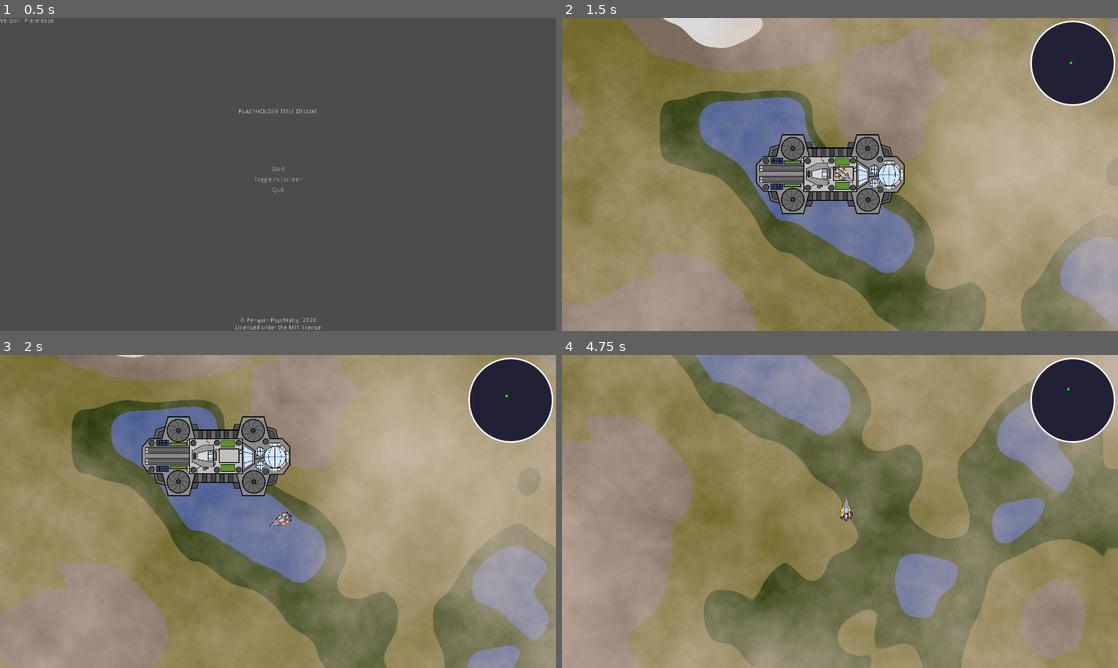
Above: before the commit, frames 1-4 (two rows, left to right).
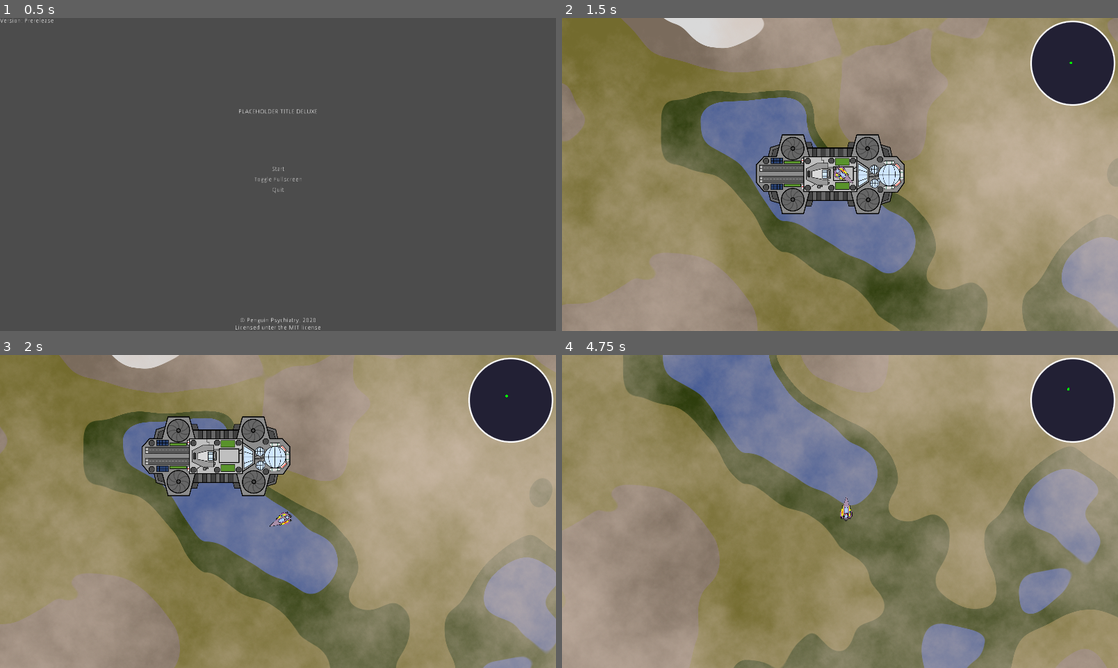
Above: after the commit, the same moments.

Repository: nalquas/openjam-2020
Game: Godot game, scene res://scenes/game/Main.tscn
Two runs of this game, one before a commit and one after it. Both use one fixed random seed, a clock stepped at 60 frames per second and the inputs below.
Inputs (mouse positions are in pixels of both pictures, inside the frame that each line leads up to):
- Up to frame 1 (0.5 s): no input
- Up to frame 2 (1.5 s): click "Start" at 0.5 s; move the mouse to (962, 158) at 1.27 s; hold Right (right) from 1.28 s (still down); hold Shift (boost) from 1.28 s (still down); click (962, 158) at 1.42 s
- Up to frame 3 (2 s): keep holding Right (right); keep holding Shift (boost)
- Up to frame 4 (4.75 s): move the mouse to (728, 527) at 2.02 s; release Right (right) at 2.03 s; release Shift (boost) at 2.03 s; hold Left (left) 2.03-2.78 s; tap Space (shoot) at 2.1, 3.6 s; move the mouse to (895, 442) at 2.77 s; hold Right (right) 2.78-3.53 s; hold Shift (boost) 2.78-3.53 s; move the mouse to (812, 574) at 3.52 s; hold Up (thrust) 3.53-4.28 s; click (812, 574) at 3.67 s; move the mouse to (1006, 558) at 4.27 s; hold Left (left) from 4.28 s (still down); hold Shift (boost) from 4.28 s (still down)

Frame 1 is identical in both runs. In frame 2, 0.9% of the frame differs, in the area x 0-100%, y 0-100%; in frame 3, 11%; in frame 4, 48%.

Commit message:
Fixed parallax and implemented Posion clouds

Diff:
--- /dev/null
+++ b/game/assets/Enemys/Cloud_shader.shader
@@ -0,0 +1,44 @@
+shader_type canvas_item;
+//color is #d2bfb1
+uniform float cldseed = 0;
+uniform vec3 color = vec3(0.2,0.749,0.6941);
+uniform int OCTAVES = 16;
+uniform float x = 0;
+uniform float y = 0;
+uniform float density = 0.5;
+float rand(vec2 coord){
+	float seed = cldseed;
+	return fract(sin(dot(coord, mat2(vec2(cos(seed),sin(seed)),vec2(-sin(seed),cos(seed)))*vec2(56,78))*1000.0) * 1000.0);
+}
+float noise(vec2 coord){
+	vec2 i = floor(coord);
+	vec2 f = fract(coord);
+	float a = rand(i);
+	float b = rand(i+vec2(1.0,0.0));
+	float c = rand(i+vec2(0.0,1.0));
+	float d = rand(i+vec2(1.0,1.0));
+	vec2 cubic = f * f * (3.0 -2.0*f);
+	float value = mix(a,b, cubic.x) + (c-a) * cubic.y * (1.0 - cubic.x) + (d-b) * cubic.x * cubic.y;
+	return value;
+}
+float fbm(vec2 coord){
+	coord = coord/10.0;
+	float value = 0.0;
+	float scale = 0.5;
+	for (int i=0; i< OCTAVES; i++){
+		value += noise(coord) * scale;
+		coord *= 3.0;
+		scale *= 0.5;
+	}
+	return value;
+}
+void fragment() {
+	vec2 coord = (UV)*16.0;
+	vec2 motion = vec2(fbm(coord + TIME *0.5));
+	float final = fbm(coord+motion)*UV.x*(1.0-UV.x)*UV.y*(1.0-UV.y)*16.0;
+	if (final > density){
+		float opacity = (final-density)/(1.0-density);
+		COLOR = vec4(color,opacity);
+	}
+	else COLOR = vec4(0.0);
+}
--- /dev/null
+++ b/game/assets/Enemys/poison_cloud.tscn
@@ -0,0 +1,32 @@
+[gd_scene load_steps=6 format=2]
+
+[ext_resource path="res://assets/Enemys/Cloud_shader.shader" type="Shader" id=1]
+
+[sub_resource type="CapsuleShape2D" id=5]
+
+[sub_resource type="ShaderMaterial" id=6]
+shader = ExtResource( 1 )
+shader_param/cldseed = 8.0
+shader_param/color = Vector3( 0.2, 0.749, 0.6941 )
+shader_param/OCTAVES = 16
+shader_param/x = 0.0
+shader_param/y = 0.0
+shader_param/density = 0.2
+
+[sub_resource type="OpenSimplexNoise" id=7]
+
+[sub_resource type="NoiseTexture" id=8]
+width = 70
+height = 70
+noise = SubResource( 7 )
+
+[node name="P_Cloud" type="Area2D"]
+
+[node name="CollisionShape2D" type="CollisionShape2D" parent="."]
+visible = false
+shape = SubResource( 5 )
+
+[node name="Sprite" type="Sprite" parent="."]
+material = SubResource( 6 )
+scale = Vector2( 0.5, 0.9 )
+texture = SubResource( 8 )
--- a/game/scenes/game/Game.tscn
+++ b/game/scenes/game/Game.tscn
@@ -23,6 +23,7 @@
 
 [node name="map" parent="ParallaxBackground" instance=ExtResource( 1 )]
 scale = Vector2( 5, 5 )
+motion_scale = Vector2( 0.3, 0.3 )
 
 [node name="Wolken" parent="ParallaxBackground" instance=ExtResource( 2 )]
 scale = Vector2( 20, 20 )
@@ -30,8 +31,8 @@
 cldseed = 6
 
 [node name="Wolken2" parent="ParallaxBackground" instance=ExtResource( 2 )]
-position = Vector2( 0.7, 0.7 )
 scale = Vector2( 20, 20 )
+motion_scale = Vector2( 0.7, 0.7 )
 cldseed = 2
 
 [node name="Homebase" parent="." instance=ExtResource( 4 )]
